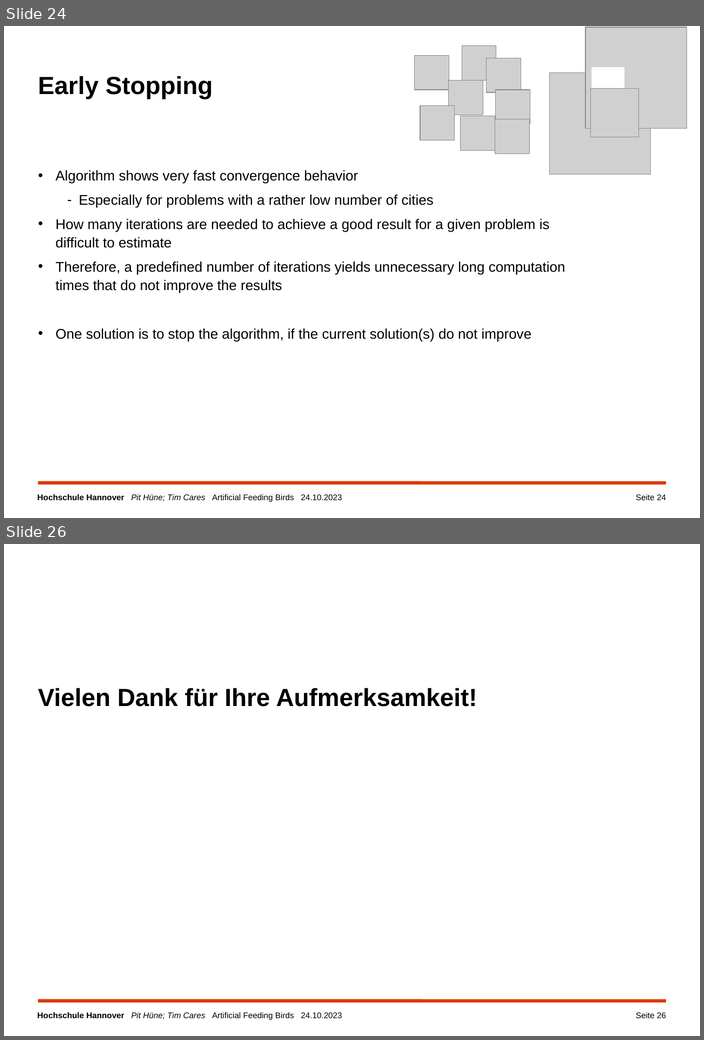
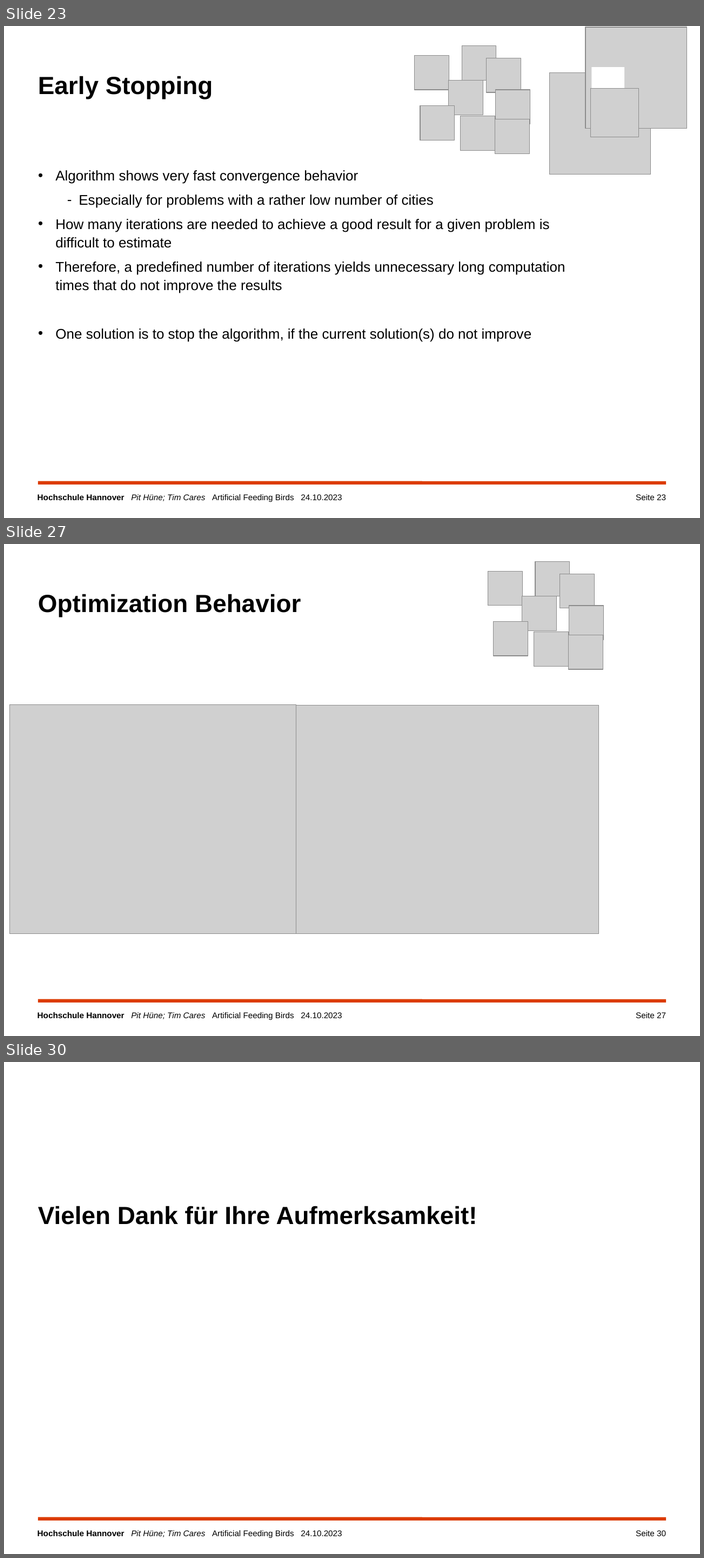
Before and after one commit to TimCares/AFB-Metaheuristic, a slide deck: doc/algorithm_improvements.pptx. Shown one above the other, each under a label of ours: slides 24 and 26 before the commit, slides 23, 27 and 30 after it; the slides between them are not shown. The pictures are 704x1040 and 704x1558 pixels, drawn with LibreOffice and Linux fonts; fonts in the diff are those of the drawing; grey boxes stand for pictures; background and template pictures are left out. Boxes give left, top, right and bottom in pixels: in the first picture for what was removed or moved away, otherwise in the second. Text is boxed around its words. In the diff, an @@ line names an element or a change of style, - is before the commit and + after.

```diff
--- a/doc/algorithm_improvements.pptx
+++ b/doc/algorithm_improvements.pptx
@@ slide 27 added at (4, 544, 700, 1036), background #FFFFFF; not listed: 2 template elements that a slide beside it also shows @@
@@ picture added at (488, 572, 522, 606) @@
@@ picture added at (535, 562, 570, 596) @@
@@ picture added at (560, 574, 594, 608) @@
@@ title added at (38, 594, 300, 617), 30 pt, text #000000, bold @@
+Optimization Behavior
@@ picture added at (522, 596, 556, 631) @@
@@ picture added at (569, 606, 604, 640) @@
@@ picture added at (493, 621, 528, 656) @@
@@ picture added at (534, 632, 568, 667) @@
@@ picture added at (568, 635, 602, 669) @@
@@ picture added at (10, 705, 296, 934) @@
@@ picture added at (296, 705, 599, 934) @@
@@ page number added at (635, 1012, 666, 1018), 10 pt, text #000000 @@
+Seite 27
@@ what was slide 24 is now slide 23 @@
@@ page number at (635, 494, 666, 500): text changed @@
-Seite 24
+Seite 23
@@ what was slide 26 is now slide 30 @@
@@ page number at (635, 1530, 666, 1536): text changed @@
-Seite 26
+Seite 30
```
Also in this commit, not shown: 16 slides changed, 3 other slides added, 15 other files.
